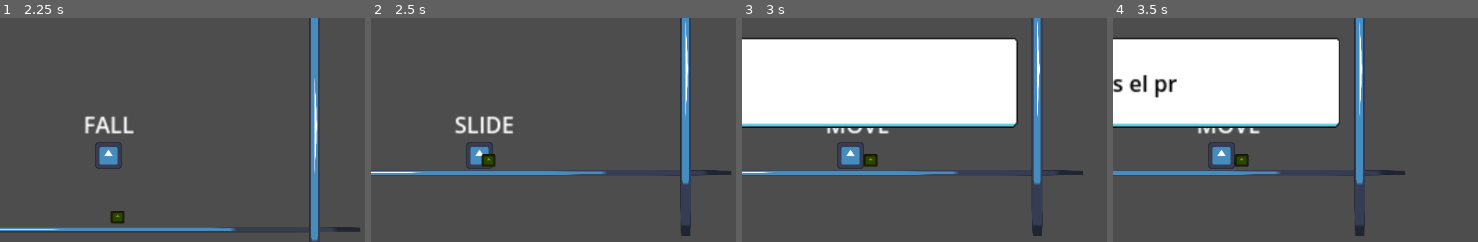
Above: before the commit, frames 1-4 (left to right).
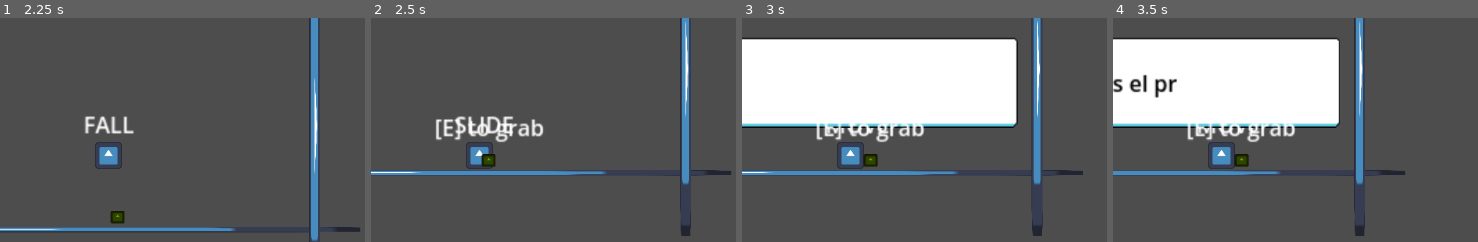
Above: after the commit, the same moments.

Repository: dest3/Greedventures-Avaro-s-Quest
Game: Godot game, scene res://scenes/UI/menu/main_menu.tscn
Same seed, same stepped clock (60 frames per second), same inputs: the game is played once before the commit and once after it. The engine's default icon, where the game draws it, is replaced by a stand-in: a white triangle on a blue panel in a dark square.
Inputs (mouse positions are % of the whole screen's width and height, from its top left):
- Up to frame 1 (2.25 s): click "PLAY" at 0.5 s; tap Enter (ui_accept) at 1.25 s; move the mouse to (79, 45) at 1.27 s; hold D (MoveRight) 1.28-2.03 s; hold K (interact) 1.28-2.03 s; click (79, 45) at 1.42 s; tap Space (Jump) at 1.52 s; move the mouse to (33, 55) at 2.02 s; hold S (MoveDown) from 2.03 s (still down); tap J (Climb) at 2.1 s
- Up to frame 2 (2.5 s): keep holding S (MoveDown); tap Space (Jump) at 2.27 s; tap K (interact) at 2.3 s
- Up to frame 3 (3 s): tap Enter (ui_accept) at 2.75 s; move the mouse to (66, 28) at 2.77 s; release S (MoveDown) at 2.78 s; hold D (MoveRight) from 2.78 s (still down); hold K (interact) from 2.78 s (still down); tap Shift (Dash) at 2.85 s
- Up to frame 4 (3.5 s): keep holding D (MoveRight); keep holding K (interact)
The pictures show only the part of the screen within x 40-90%, y 19-69%; the shares and areas given below are measured in that part.

Frame 1 is identical in both runs. In frame 2, 1.2% of the frame differs, in the area x 17-48%, y 45-56%; in frame 3, 1.1%; in frame 4, 1.1%.
Error before the commit: Invalid access to property or key 'can_interact' on a base object of type 'null instance'. (res://interactions/interactionManager.gd:25)

Commit message:
Fix invalid player ref

Diff:
--- a/interactions/interactionManager.gd
+++ b/interactions/interactionManager.gd
@@ -1,7 +1,7 @@
 extends Node2D
 
 #referencia a los nodos plauer y label
-@onready var Player = get_tree().get_first_node_in_group("player")
+var Player # El player se autoregistra aqui. Se puede definir un setter si se quieren hacer chequeos extra
 @onready var label = $Label
 
 
@@ -22,7 +22,8 @@
 
 #esta funcion controla si hay areas y muestra el label correspondiente
 func _process(_delta):
-	if active_areas.size() > 0 && Player.can_interact: #si la lista es mayor a 0
+	# Agrege el chequeo && Player ya que process si o si va a empezar a llamarse antes que el player este registrado
+	if active_areas.size() > 0 && Player && Player.can_interact: #si la lista es mayor a 0
 		active_areas.sort_custom(_sort_by_distance_to_player)# devuelve el area mas cercana al player con sort custom
 		label.text = base_text + active_areas[0].action_name #asigna el nombre correcto al label
 		label.global_position = active_areas[0].global_position # ubica el label en pantalla encima del objeto a interactuar
--- a/scripts/player/Player.gd
+++ b/scripts/player/Player.gd
@@ -30,6 +30,10 @@
 
 #esta funcion recorre todos los estados de STATES, los almacena y hace una referencia a la variable Player del script "state"
 func _ready():
+	# registramos el player en el InteractionManager. Esto se podria hacer en _init() o _enter_tree()
+	# pero en ready es cuando ya todos los subnodos del player estan listos y accesibles
+	InteractionManager.Player = self
+
 	for state in STATES.get_children():
 		state.STATES = STATES
 		state.Player = self
